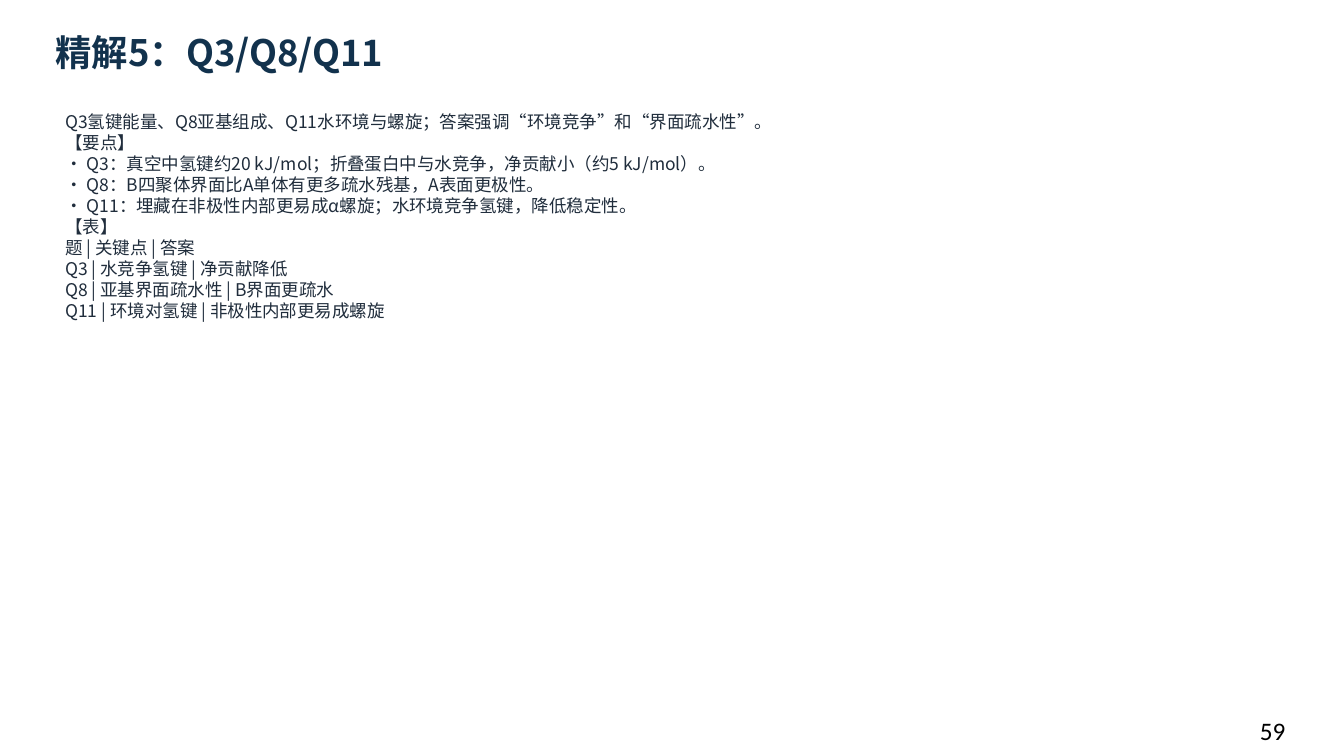
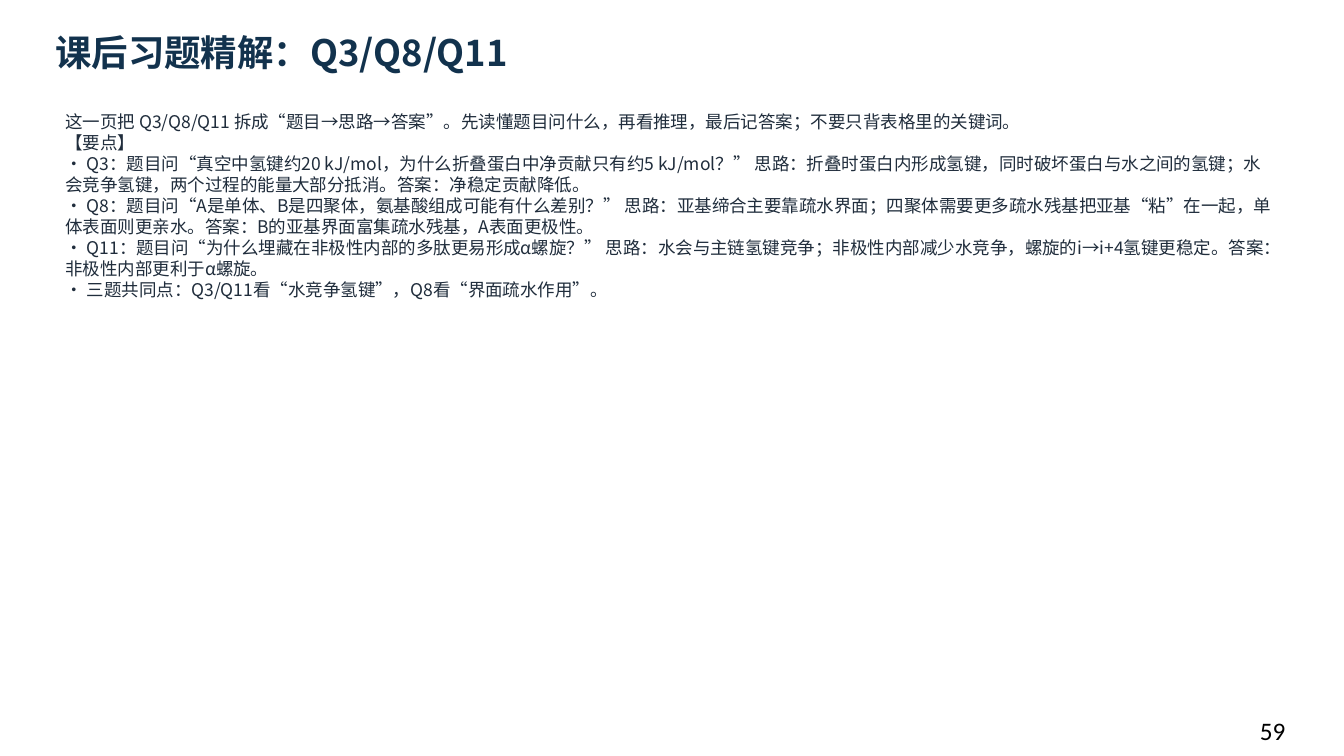
Before and after one commit to newkan-li/Biochemistry, a slide deck: slide 59 of downloads/bc03-ai-style.pptx. Drawn at 1344x756 pixels with LibreOffice and Linux fonts; fonts in the diff are those of the drawing. Boxes give left, top, right and bottom in pixels: in the first picture for what was removed or moved away, otherwise in the second. Text is boxed around its words. In the diff, an @@ line names an element or a change of style, - is before the commit and + after.

Commit message:
bc03重排精解5 Q3/Q8/Q11:去掉压缩表格,改为题目→思路→答案分段;下载版重生成;版本20261112g

```diff
--- a/downloads/bc03-ai-style.pptx
+++ b/downloads/bc03-ai-style.pptx
@@ text at bbox=[55, 35, 507, 74]: text changed @@
-精解5：Q3/Q8/Q11
+课后习题精解：Q3/Q8/Q11
@@ text at bbox=[65, 113, 1282, 300]: text changed @@
-Q3氢键能量、Q8亚基组成、Q11水环境与螺旋；答案强调“环境竞争”和“界面疏水性”。
-【要点】
-• Q3：真空中氢键约20 kJ/mol；折叠蛋白中与水竞争，净贡献小（约5 kJ/mol）。
-• Q8：B四聚体界面比A单体有更多疏水残基，A表面更极性。
-• Q11：埋藏在非极性内部更易成α螺旋；水环境竞争氢键，降低稳定性。
-【表】
-题 | 关键点 | 答案
-Q3 | 水竞争氢键 | 净贡献降低
-Q8 | 亚基界面疏水性 | B界面更疏水
-Q11 | 环境对氢键 | 非极性内部更易成螺旋
+这一页把 Q3/Q8/Q11 拆成“题目→思路→答案”。先读懂题目问什么，再看推理，最后记答案；不要只背表格里的关键词。
+【要点】
+• Q3：题目问“真空中氢键约20 kJ/mol，为什么折叠蛋白中净贡献只有约5 kJ/mol？” 思路：折叠时蛋白内形成氢键，同时破坏蛋白与水之间的氢键；水会竞争氢键，两个过程的能量大部分抵消。答案：净稳定贡献降低。
+• Q8：题目问“A是单体、B是四聚体，氨基酸组成可能有什么差别？” 思路：亚基缔合主要靠疏水界面；四聚体需要更多疏水残基把亚基“粘”在一起，单体表面则更亲水。答案：B的亚基界面富集疏水残基，A表面更极性。
+• Q11：题目问“为什么埋藏在非极性内部的多肽更易形成α螺旋？” 思路：水会与主链氢键竞争；非极性内部减少水竞争，螺旋的i→i+4氢键更稳定。答案：非极性内部更利于α螺旋。
+• 三题共同点：Q3/Q11看“水竞争氢键”，Q8看“界面疏水作用”。
```
Also in this commit, not shown: 5 other files.
